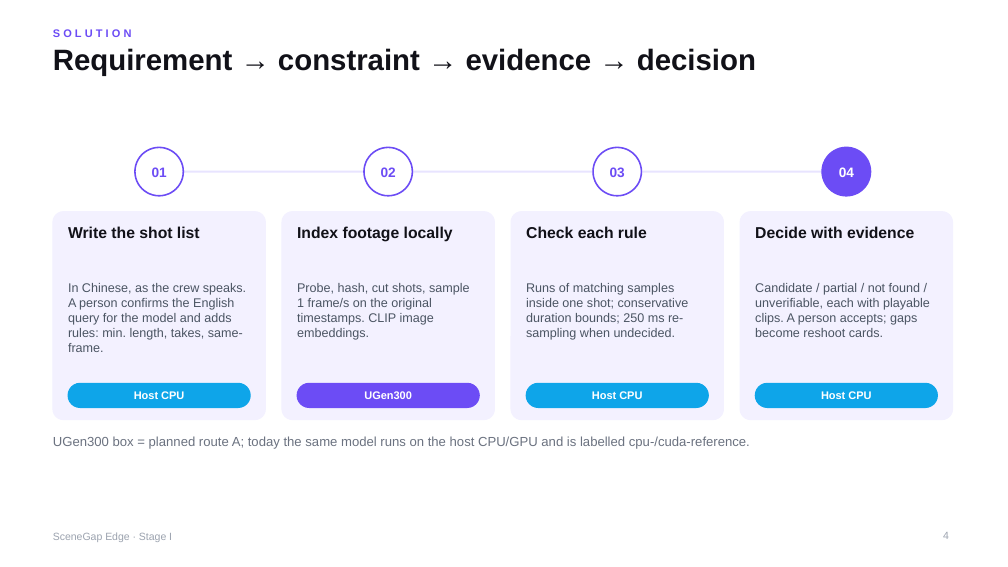
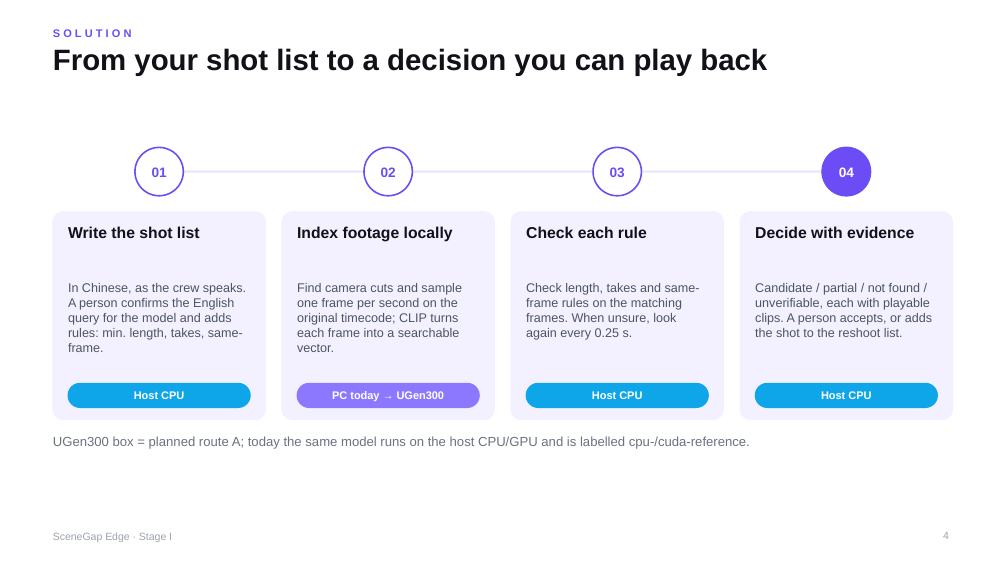
Before and after one commit to yu9bryan/scenegap-edge, a slide deck: slide 4 of docs/deck/SceneGapEdge_StageI_Proposal.pptx. Drawn at 1008x567 pixels with LibreOffice and Linux fonts; fonts in the diff are those of the drawing. Boxes give left, top, right and bottom in pixels: in the first picture for what was removed or moved away, otherwise in the second. Text is boxed around its words. In the diff, an @@ line names an element or a change of style, - is before the commit and + after.

```diff
--- a/docs/deck/SceneGapEdge_StageI_Proposal.pptx
+++ b/docs/deck/SceneGapEdge_StageI_Proposal.pptx
@@ title at (53,48,767,76): text changed @@
-Requirement → constraint → evidence → decision
+From your shot list to a decision you can play back
@@ text at (297,283,462,352): text changed @@
-Probe, hash, cut shots, sample 1 frame/s on the original timestamps. CLIP image embeddings.
+Find camera cuts and sample one frame per second on the original timecode; CLIP turns each frame into a searchable vector.
@@ text at (526,283,700,340): text changed @@
-Runs of matching samples inside one shot; conservative duration bounds; 250 ms re-sampling when undecided.
+Check length, takes and same-frame rules on the matching frames. When unsure, look again every 0.25 s.
@@ text at (755,283,932,337): text changed @@
-Candidate / partial / not found / unverifiable, each with playable clips. A person accepts; gaps become reshoot cards.
+Candidate / partial / not found / unverifiable, each with playable clips. A person accepts, or adds the shot to the reshoot list.
@@ rounded rectangle at (297,383,479,408): fill #6C4CF5 to #8B78FF; outline #6C4CF5 1 pt to #8B78FF 1 pt @@
@@ text at (332,391,444,401): text changed @@
-UGen300
+PC today → UGen300
```
Also in this commit, not shown: 22 other slides changed, 1 slide added, 3 other files.
